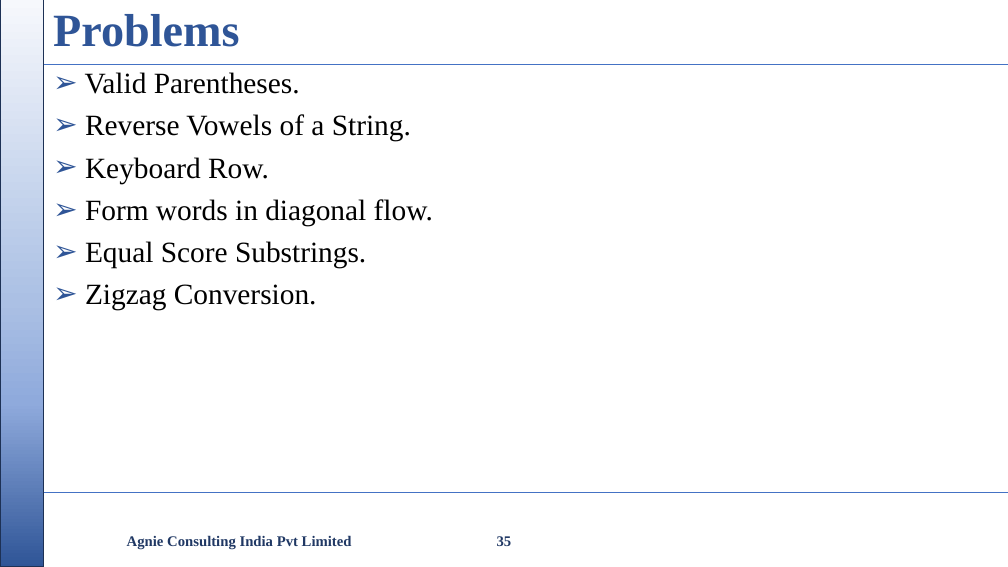
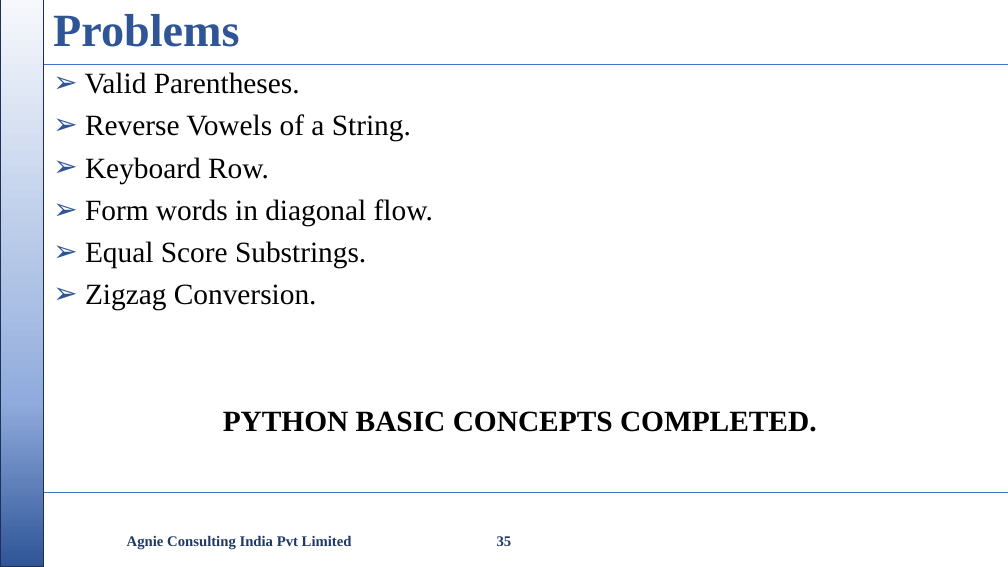
Before and after one commit to nikishdaniel1-del/Python-Cls, a slide deck: slide 35 of python class/Python Class.pptx. Drawn at 1008x567 pixels with LibreOffice and Linux fonts; fonts in the diff are those of the drawing; background and template pictures are left out. Boxes give left, top, right and bottom in pixels: in the first picture for what was removed or moved away, otherwise in the second. Text is boxed around its words. In the diff, an @@ line names an element or a change of style, - is before the commit and + after.

```diff
--- a/python class/Python Class.pptx
+++ b/python class/Python Class.pptx
@@ text at [223, 411, 817, 432]: paragraph added @@
+PYTHON BASIC CONCEPTS COMPLETED.
```
Also in this commit, not shown: 3 other slides changed, 1 slide added, 1 other file.
